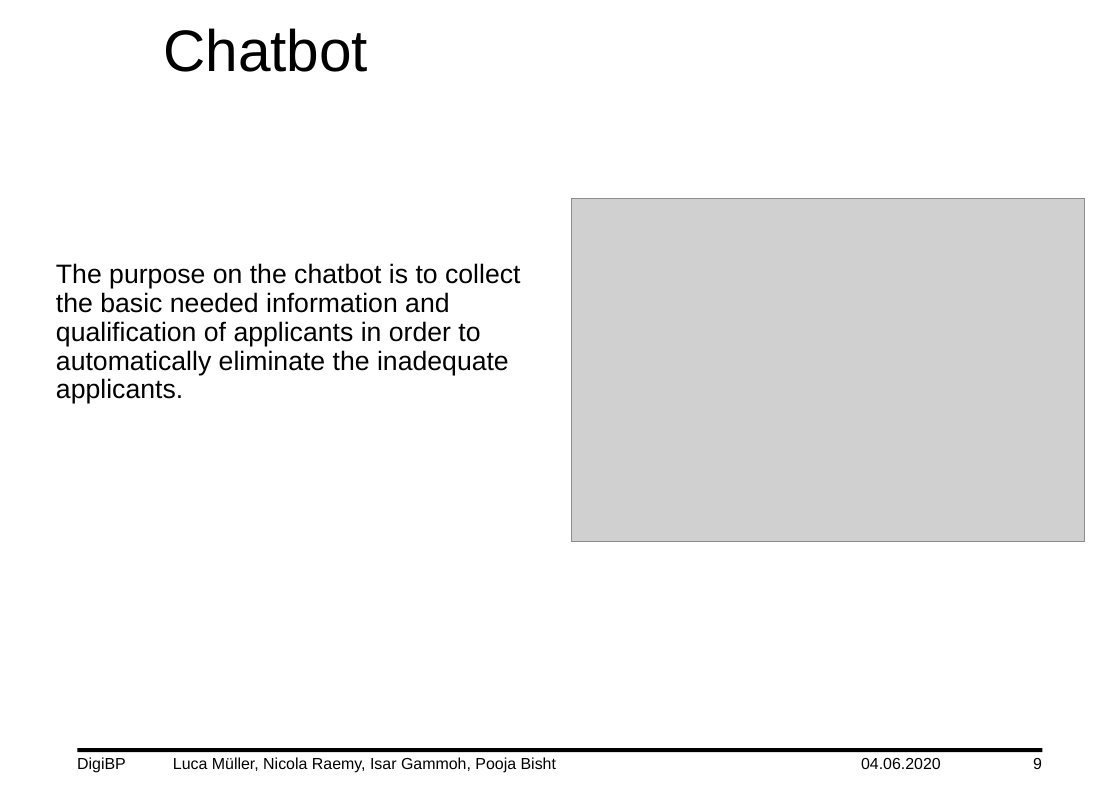
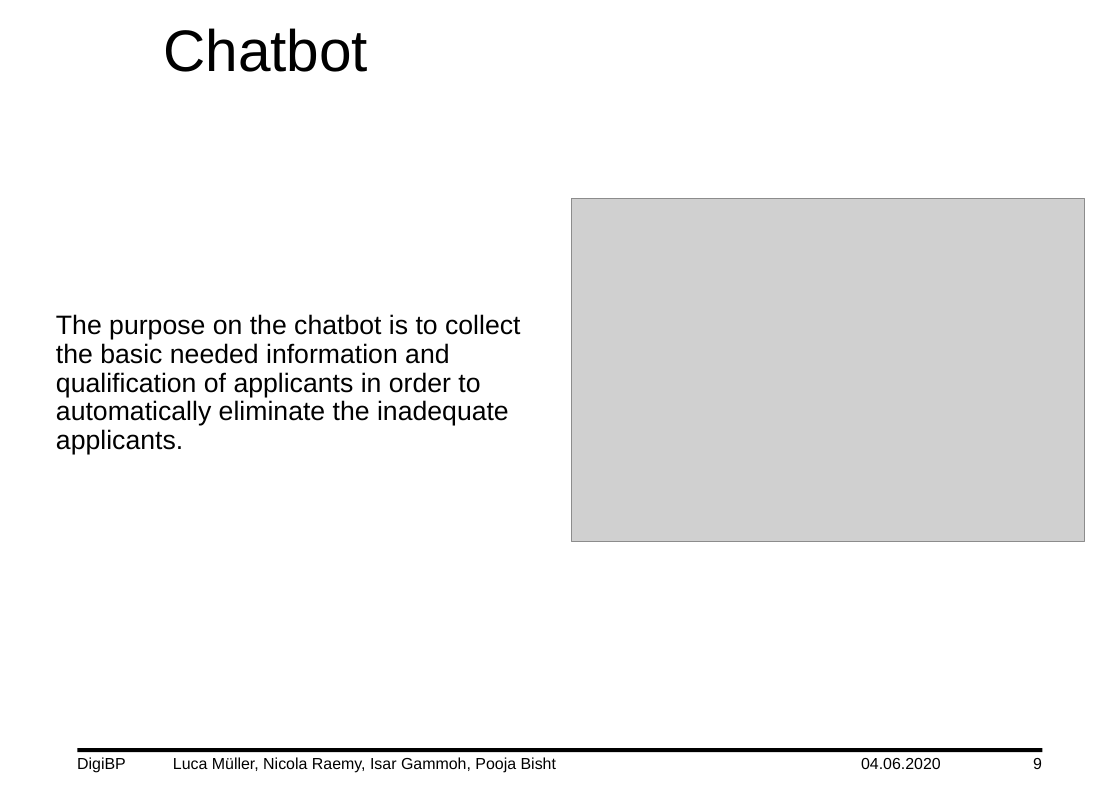
Before and after one commit to DigiBP/DigiBP_DanishBlue, a slide deck: slide 9 of Presentation/DigiBP_DanishBlue_Presentation_V0.3.pptx. Drawn at 1120x792 pixels with LibreOffice and Linux fonts; fonts in the diff are those of the drawing; grey boxes stand for pictures; background and template pictures are left out. Boxes give left, top, right and bottom in pixels: in the first picture for what was removed or moved away, otherwise in the second. Text is boxed around its words. In the diff, an @@ line names an element or a change of style, - is before the commit and + after.

Commit message:
add

```diff
--- a/Presentation/DigiBP_DanishBlue_Presentation_V0.3.pptx
+++ b/Presentation/DigiBP_DanishBlue_Presentation_V0.3.pptx
@@ subtitle "The purpose on the chatbot ...": place and size @@
-subtitle "The purpose on the chatbot ..." at [56, 263, 520, 404]
+subtitle "The purpose on the chatbot ..." at [56, 314, 520, 454]
```
Also in this commit, not shown: 1 other slide changed.
